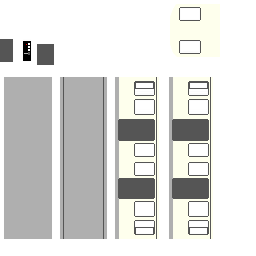
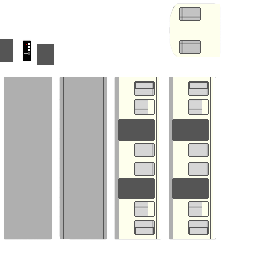
Before/after of a 256 x 256 layered artwork. What changed in the layer stack:
painted on "Floor" over [4, 3, 221, 240]
painted on "Ceiling" over [4, 3, 221, 240]
moved "Right Side" above "Left Side", painted on it over [4, 3, 221, 240]
painted on "Left Side" over [4, 3, 221, 240]
painted on "End" over [4, 3, 221, 240]
showed "Template", painted on it over [4, 3, 221, 240]
